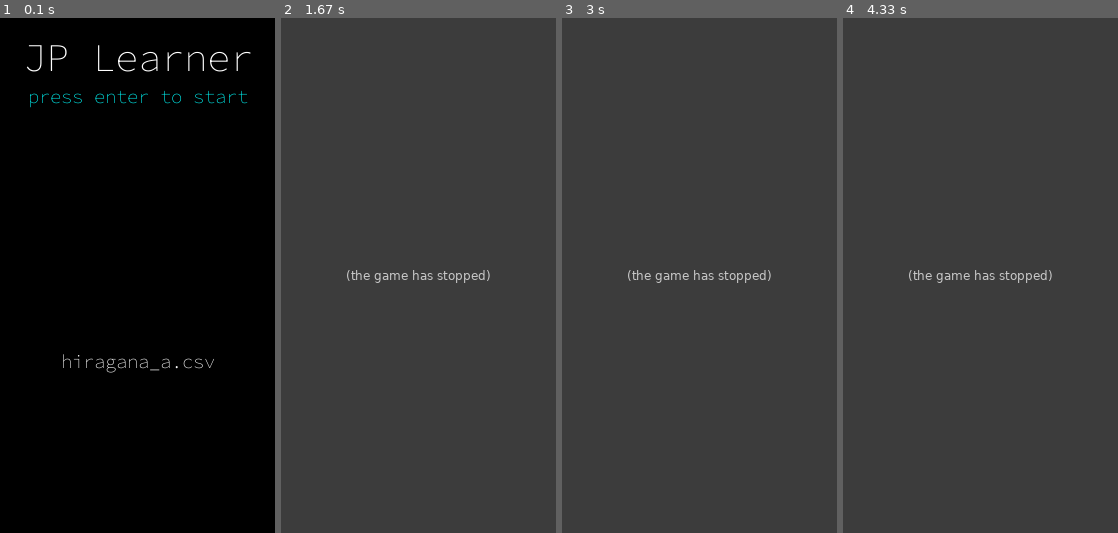
Above: before the commit, frames 1-4 (left to right).
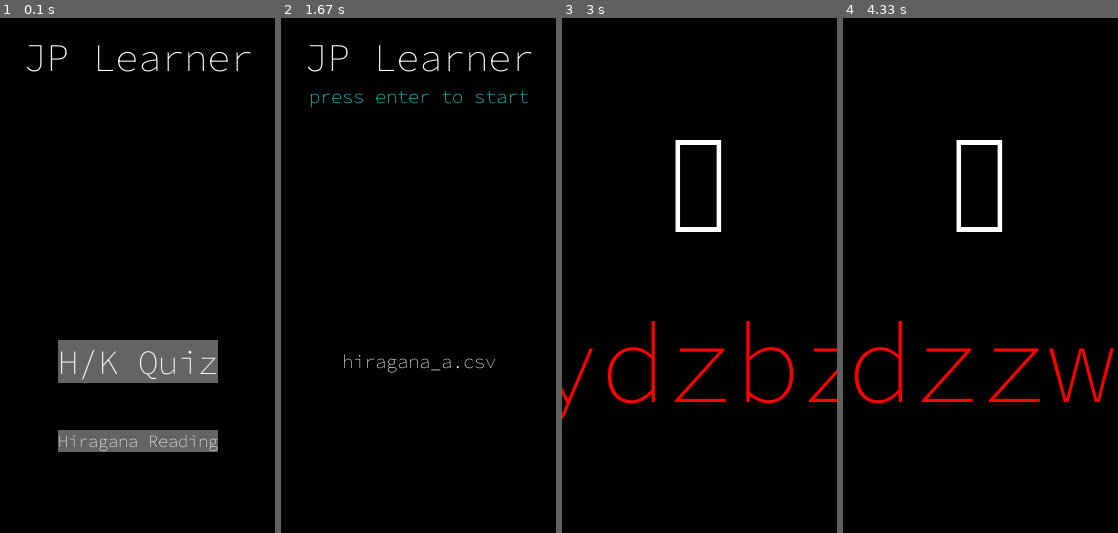
Above: after the commit, the same moments.

Repository: astinplus/jp-learner
Game: pygame game, started from main.py
Same seed, same stepped clock (60 frames per second), same inputs: the game is played once before the commit and once after it.
Inputs (mouse positions are in pixels of both pictures, inside the frame that each line leads up to):
- Up to frame 1 (0.1 s): no input
- Up to frame 2 (1.67 s): click (418, 440) at 0.38 s, where only the run after the commit has a clickable "Hiragana Reading"; tap Y at 0.67 s; hold Esc 1-1.47 s; hold D 1-1.47 s; tap Z at 1.07, 1.37 s; tap B at 1.15 s; click "H/K Quiz" at 1.6 s
- Up to frame 3 (3 s): hold Enter 1.88-2.35 s; hold Right 1.88-2.35 s; tap Z at 1.95, 2.25, 2.5, 2.8 s; tap Y at 2.03 s; hold Backspace 2.43-2.9 s; hold D 2.43-2.9 s; tap B at 2.58 s; hold D from 2.98 s (still down)
- Up to frame 4 (4.33 s): tap Z at 3.05, 3.35, 3.6, 3.93, 4.23 s; release D at 3.45 s; hold W 3.53-3.83 s; tap Y at 3.68 s; hold D from 3.87 s (still down); tap B at 4.02 s

The runs differ from the first frame. In frame 1, 7.7% of the frame differs, in the area x 10-91%, y 14-85%; in frame 2, 100%; in frame 3, 100%, in the area x 0-100%, y 0-100%; in frame 4, 100%.
Before the commit the program exited at 1 s; later frames show no game.

Commit message:
restructured, added hiragana reading practice

Diff:
--- /dev/null
+++ b/hiragana_reading.py
@@ -0,0 +1,185 @@
+import csv
+import pygame
+import random
+from pygame_helper import textBox
+
+HIRAGANA_FILE = "quiz_files/hiragana_full.csv"
+READING_LENGTH = 5
+
+def hiragana_reading(jp_font_file, en_font_file,clock,screen):
+
+    jp_font = pygame.font.Font(jp_font_file, 200)
+    en_font = pygame.font.Font(en_font_file, 112)
+
+    jp_text = textBox(
+        font_file=jp_font_file,
+        text='',
+        text_color=(255,255,255),
+    )
+
+    en_text = textBox(
+        font_file=en_font_file,
+        text='',
+        text_color=(255,255,255)
+    )
+
+    c_text = textBox(
+        font_file=en_font_file,
+        text='',
+        text_color=(255,255,255)
+    )
+
+    def render_screen():
+        # fill screen background
+        screen.fill("black")
+
+        screen_width, screen_height = screen.get_size()
+
+        jp_text.render(screen)
+
+
+
+        # render japanese text
+
+
+        # jp_font.render(active_jp, True, jp_color)
+
+        # jpRect = jp_text.get_rect()
+        # jpRect.size =
+        # jpRect.center = (screen_width / 2, screen_height / 3)
+        # screen.blit(jp_text, jpRect)
+
+        # render answer text
+
+        en_text.render(screen)
+
+        # en_text = en_font.render(answer_text, True, en_color)
+        # enRect = en_text.get_rect()
+        # enRect.center = (screen_width / 2, 2 * screen_height / 3)
+        # screen.blit(en_text, enRect)
+
+        # render correct text
+        c_text.set_text(correct_text)
+        c_text.render(screen)
+        # c_text = en_font.render(correct_text, True, en_color)
+        # cRect = c_text.get_rect()
+        # cRect.center = (screen_width / 2, 5 * screen_height / 6)
+        # screen.blit(c_text, cRect)
+
+        pygame.display.flip()
+
+    answer_dict = {}
+    hiragana_list = []
+    en_letters = [i for i in range(pygame.K_a, pygame.K_z+1)]
+    # csv file setup
+    with open(HIRAGANA_FILE, newline='', encoding='utf-8') as csvfile:
+        reader = csv.reader(csvfile, delimiter=',')
+        for (a, b) in reader:
+            answer_dict[a] = b
+            hiragana_list.append(a)
+
+    screen_width, screen_height = screen.get_size()
+    # Initialize answer text
+    answer_text = ''
+    en_text.set_pos((screen_width / 2, 2 * screen_height / 3))
+    # en_text.set_size(int(screen_width / (READING_LENGTH * 1.2)))
+    en_text.set_text_color((255, 255, 255))
+    en_text.set_text(answer_text)
+
+    # Initialize jp text
+    active_jp = ''
+    answer = ''
+    for i in range(READING_LENGTH):
+        random_key = random.choice(hiragana_list)
+        active_jp = active_jp + random_key
+        answer = answer + answer_dict[random_key]
+
+
+    jp_text.set_pos((screen_width / 2, screen_height / 3))
+    jp_text.set_size(int(screen_width / (READING_LENGTH * 1.2)))
+    jp_text.set_text_color((255, 255, 255))
+    jp_text.set_text(active_jp)
+
+    en_text.set_size(int(screen_width / (len(answer) * 1.2)))
+
+
+    # active_jp.set_size(int(screen_width / (READING_LENGTH*0.7)))
+    # active_jp.set_pos((screen_width / 2, title.size))
+
+    # Initialize correct text
+    correct_text = ''
+
+    quiz_running = True
+
+    while quiz_running:
+        # poll for events
+        # pygame.QUIT event means the user clicked X to close your window
+        for event in pygame.event.get():
+            if event.type == pygame.QUIT:
+                return
+
+            if event.type == pygame.WINDOWRESIZED:
+                screen_width, screen_height = screen.get_size()
+                jp_text.set_pos((screen_width / 2, screen_height / 3))
+                jp_text.set_size(int(screen_width / (READING_LENGTH * 1.2)))
+                en_text.set_pos((screen_width / 2, 2 * screen_height / 3))
+                en_text.set_size(int(screen_width / (len(answer) * 1.2)))
+
+
+            if event.type == pygame.KEYDOWN:
+                if event.key == pygame.K_BACKSPACE:
+                    if len(answer_text) > 0:
+                        answer_text = answer_text[:-1]
+                        en_text.set_text(answer_text)
+                        if answer_text != answer[:len(answer_text)]:
+                            en_text.set_text_color((255,0,0))
+                            c_text.set_text_color((255,0,0))
+                        else:
+                            en_text.set_text_color((255,255,255))
+                            c_text.set_text_color((255,255,255))
+                elif event.key == pygame.K_ESCAPE:
+                    quiz_running = False
+                elif event.key in en_letters:
+
+                    answer_text += event.unicode
+                    en_text.set_text(answer_text)
+                    if len(answer_text) > 0:
+                        if answer_text == answer:
+
+                            # display correct answer on screen
+                            correct_text = answer
+                            en_text.set_text_color((0,255,0))
+                            c_text.set_text_color((0,255,0))
+
+                            render_screen()
+                            pygame.time.wait(250)
+
+                            # pick a new set of characters to quiz
+
+                            active_jp = ''
+                            answer = ''
+                            for i in range(READING_LENGTH):
+                                random_key = random.choice(hiragana_list)
+                                active_jp = active_jp + random_key
+                                answer = answer + answer_dict[random_key]
+                            jp_text.set_text_color((255, 255, 255))
+                            jp_text.set_text(active_jp)
+                            en_text.set_size(int(screen_width / (len(answer) * 1.2)))
+
+
+                            en_text.set_text_color((255,255,255))
+                            c_text.set_text_color((255,255,255))
+                            answer_text = ''
+                            correct_text = ''
+                            en_text.set_text(answer_text)
+
+                        elif answer_text != answer[:len(answer_text)]:
+                            en_text.set_text_color((255,0,0))
+                            c_text.set_text_color((255,0,0))
+                        else:
+                            en_text.set_text_color((255,255,255))
+                            c_text.set_text_color((255,255,255))
+
+        render_screen()
+
+        clock.tick(60)  # limits FPS to 60
--- a/main.py
+++ b/main.py
@@ -3,7 +3,8 @@
 import csv
 import random
 from quiz import quiz
-from menu import menu
+from quiz_menu import quiz_menu
+from main_menu import main_menu
 
 
 QUIZ_DIR = "quiz_files/"
@@ -25,28 +26,11 @@
 en_color = (255, 255, 255)
 a_state = 0
 
-running = menu(
-    en_font_file=EN_FONT,
-    clock=Clock,
-    screen=Screen
-)
-
-while(running[0] != -1):
-    if running[0] == 1:
-        quiz(filename=QUIZ_DIR + running[1],
-             correct_needed=CORRECT_NEEDED,
-             jp_font_file=JP_FONT,
-             en_font_file=EN_FONT,
-             clock=Clock,
-             screen=Screen
-        )
-
-    running = menu(
+main_menu(
         en_font_file=EN_FONT,
         clock=Clock,
         screen=Screen
-    )
-
+)
 
 pygame.font.quit()
 pygame.quit()
--- /dev/null
+++ b/main_menu.py
@@ -0,0 +1,88 @@
+import pygame
+import os
+from pygame_helper import textBox
+from pygame_helper import textButton
+from quiz_menu import quiz_menu
+from hiragana_reading import hiragana_reading
+
+JP_FONT = 'jp_fonts/NotoSansJP-VariableFont_wght.ttf'
+EN_FONT = 'SourceCodePro-VariableFont_wght.ttf'
+
+def main_menu(en_font_file, clock, screen):
+
+    title = textBox(
+        font_file=en_font_file,
+        text="JP Learner",
+        text_color=(255,255,255),
+        size=1
+    )
+
+    screen_width, screen_height = screen.get_size()
+    title.set_size(int(screen_width / (len(title.text)*0.7)))
+    title.set_pos((screen_width / 2, title.size))
+
+    quiz_button = textButton(
+        font_file=en_font_file,
+        text="H/K Quiz",
+        bg_color=(100,100,100),
+        size=80,
+        text_color=(255,255,255),
+        action=lambda:
+            quiz_menu(
+            en_font_file=en_font_file,
+            clock=clock,
+            screen=screen
+            )
+    )
+
+    reading_button = textButton(
+        font_file=en_font_file,
+        text="Hiragana Reading",
+        bg_color=(100,100,100),
+        size=80,
+        text_color=(255,255,255),
+        action=lambda:
+            hiragana_reading(
+                jp_font_file=JP_FONT,
+                en_font_file=EN_FONT,
+                clock=clock,
+                screen=screen
+            )
+    )
+    reading_button.set_pos((screen_width / 2, screen_height * 2 / 3 + 80))
+    reading_button.set_size(int(screen_width / (len(reading_button.text))))
+
+    quiz_button.set_pos((screen_width / 2, screen_height * 2 / 3))
+    quiz_button.set_size(int(screen_width / (len(quiz_button.text))))
+
+    def render_screen():
+
+        screen.fill("black")
+        title.render(screen)
+        quiz_button.render(screen)
+        reading_button.render(screen)
+
+        pygame.display.flip()
+
+    menu_running = True
+
+    while(menu_running):
+        for event in pygame.event.get():
+            if event.type == pygame.QUIT:
+                menu_running = False
+
+            if event.type == pygame.WINDOWRESIZED or quiz_button.click(event) or reading_button.click(event):
+                screen_width, screen_height = screen.get_size()
+                title.set_size(int(screen_width / (len(title.text)*0.7)))
+                title.set_pos((screen_width / 2,title.size))
+
+                quiz_button.set_pos((screen_width / 2, screen_height * 2 / 3))
+                quiz_button.set_size(int(screen_width / (len(quiz_button.text))))
+
+                reading_button.set_pos((screen_width / 2, screen_height * 2 / 3 + 80))
+                reading_button.set_size(int(screen_width / (len(reading_button.text))))
+
+            # quiz_button.click(event)
+            # reading_button.click(event)
+        render_screen()
+        clock.tick(60)  # limits FPS to 60
--- a/pygame_helper.py
+++ b/pygame_helper.py
@@ -59,3 +59,16 @@
 
     def get_pos(self):
         return self.pos
+
+class textButton(textBox):
+    def __init__(self, font_file, text='', size=12, aa=True, text_color=(255, 255, 255), bg_color=None, action=None):
+        super().__init__(font_file, text, size, aa, text_color, bg_color)
+        self.action = action
+
+    def click(self, event):
+        if event.type == pygame.MOUSEBUTTONDOWN and event.button == 1:
+            if self.rect.collidepoint(event.pos):
+                if self.action:
+                    self.action()
+                return True
+        return False
--- a/menu.py
+++ b/quiz_menu.py
@@ -1,8 +1,15 @@
 import pygame
 import os
 from pygame_helper import textBox
+from quiz import quiz
 
-def menu(en_font_file, clock, screen):
+# Quiz Constants
+QUIZ_DIR = "quiz_files/"
+JP_FONT = 'jp_fonts/NotoSansJP-VariableFont_wght.ttf'
+EN_FONT = 'SourceCodePro-VariableFont_wght.ttf'
+CORRECT_NEEDED = 2
+
+def quiz_menu(en_font_file, clock, screen):
 
     quiz_files = os.listdir("quiz_files")
     curr_quiz = 0
@@ -70,7 +77,14 @@
                 if event.key == pygame.K_ESCAPE:
                     return [-1]
                 if event.key == pygame.K_RETURN:
-                    return [1, quiz_files[curr_quiz]]
+                    # return [1, quiz_files[curr_quiz]]
+                    quiz(filename=QUIZ_DIR + quiz_files[curr_quiz],
+                        correct_needed=CORRECT_NEEDED,
+                        jp_font_file=JP_FONT,
+                        en_font_file=EN_FONT,
+                        clock=clock,
+                        screen=screen
+                    )
                 if event.key == pygame.K_RIGHT:
 
                     if curr_quiz == len(quiz_files) - 1:
